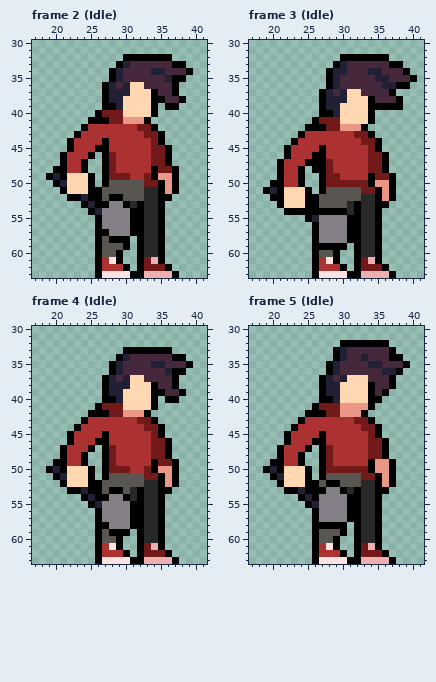
A pixel-art file gets an edit: Assets/_Sprites/Ase/Prota.aseprite. The first picture shows the starting point.
64x64 pixels, 40 frames. Shown: frame 2 (Idle): x 17..41, y 30..63; frame 3 (Idle): x 17..41, y 30..63; frame 4 (Idle): x 17..41, y 30..63; frame 5 (Idle): x 17..41, y 30..63.
Once edited:
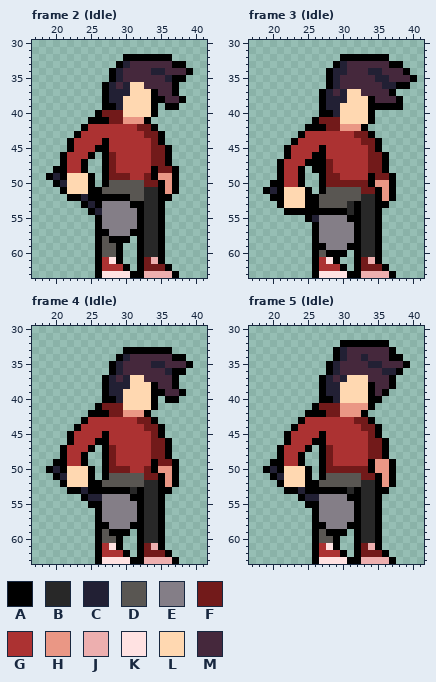
Palette (. is transparent): A #000000  B #282828  C #222034  D #595652  E #847e87  F #721a1a  G #ac3232  H #ea9785  J #edafaf  K #ffe2e2  L #ffd8b1  M #45283c
Change:
{"where": "frame 2 (Idle), layer \"Layer 2\""}
{"frame":2,"y":52,"x":27,"old":"D","new":"A"}
{"frame":2,"y":52,"x":30,"old":"D","new":"A"}
{"frame":2,"y":53,"x":27,"old":"A","new":"E"}
{"frame":2,"y":53,"x":30,"old":"AB","new":"EA"}
{"frame":2,"y":54,"x":31,"old":"A","new":"E"}
{"frame":2,"y":55,"x":31,"old":"A","new":"E"}
{"frame":2,"y":56,"x":31,"old":"A","new":"E"}
{"frame":2,"y":59,"x":29,"old":"DA","new":"A."}
{"where": "frame 3 (Idle), layer \"Layer 2\""}
{"frame":3,"y":56,"x":31,"old":"A","new":"E"}
{"frame":3,"y":57,"x":31,"old":"A","new":"E"}
{"frame":3,"y":58,"x":31,"old":"A","new":"E"}
{"frame":3,"y":59,"x":28,"old":"AAA.","new":"EEEA"}
{"frame":3,"y":60,"x":28,"old":"D","new":"A"}
{"frame":3,"y":60,"x":30,"old":".","new":"A"}
{"where": "frame 4 (Idle), layer \"Layer 2\""}
{"frame":4,"y":53,"x":27,"old":"D","new":"A"}
{"frame":4,"y":53,"x":30,"old":"D","new":"A"}
{"frame":4,"y":54,"x":26,"old":"AA","new":"CE"}
{"frame":4,"y":54,"x":30,"old":"AB","new":"EA"}
{"frame":4,"y":55,"x":26,"old":"C","new":"A"}
{"frame":4,"y":55,"x":31,"old":"A","new":"E"}
{"frame":4,"y":56,"x":31,"old":"A","new":"E"}
{"frame":4,"y":57,"x":31,"old":"A","new":"E"}
{"where": "frame 5 (Idle), layer \"Layer 2\""}
{"frame":5,"y":52,"x":28,"old":"AA","new":"DD"}
{"frame":5,"y":53,"x":28,"old":"EE","new":"AA"}
{"frame":5,"y":54,"x":26,"old":"A","new":"C"}
{"frame":5,"y":55,"x":26,"old":"C","new":"A"}
{"frame":5,"y":55,"x":31,"old":"A","new":"E"}
{"frame":5,"y":56,"x":31,"old":"A","new":"E"}
{"frame":5,"y":57,"x":31,"old":"A","new":"E"}
{"frame":5,"y":58,"x":28,"old":"AAA.","new":"EEEA"}
{"frame":5,"y":59,"x":28,"old":"DD","new":"AA"}
{"label":"changed","picture_box":[102,194,137,250]}
{"label":"changed","picture_box":[326,222,354,257]}
{"label":"changed","picture_box":[95,487,137,522]}
{"label":"changed","picture_box":[312,480,354,536]}
